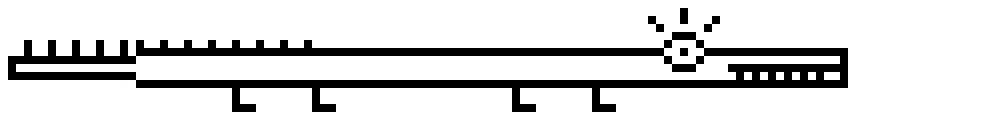
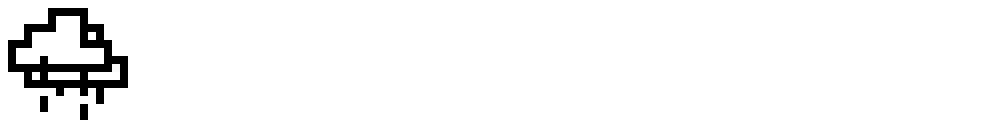
Revision of a layered 1008x128 image; what changed, layer by layer:
showed group "weather" (13 layers) over [8, 8, 240, 120]
showed "zwei wolken regen" over [8, 8, 128, 120]
hid "crocodile" over [8, 8, 848, 112]
showed "bg" over [8, 8, 848, 120]
